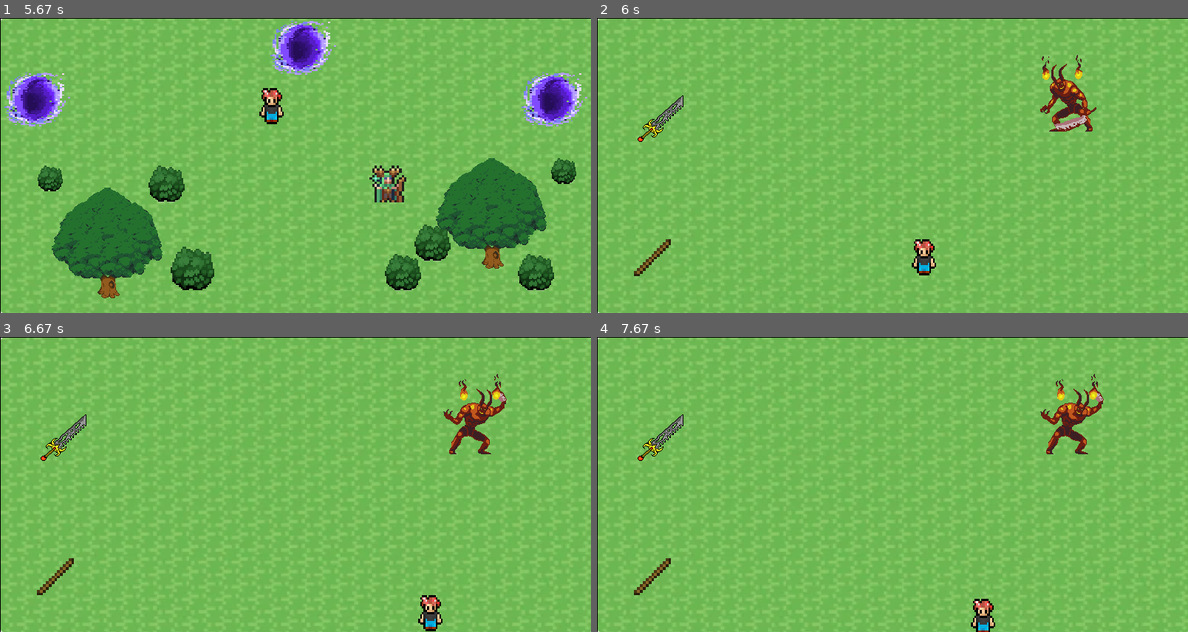
Above: before the commit, frames 1-4 (two rows, left to right).
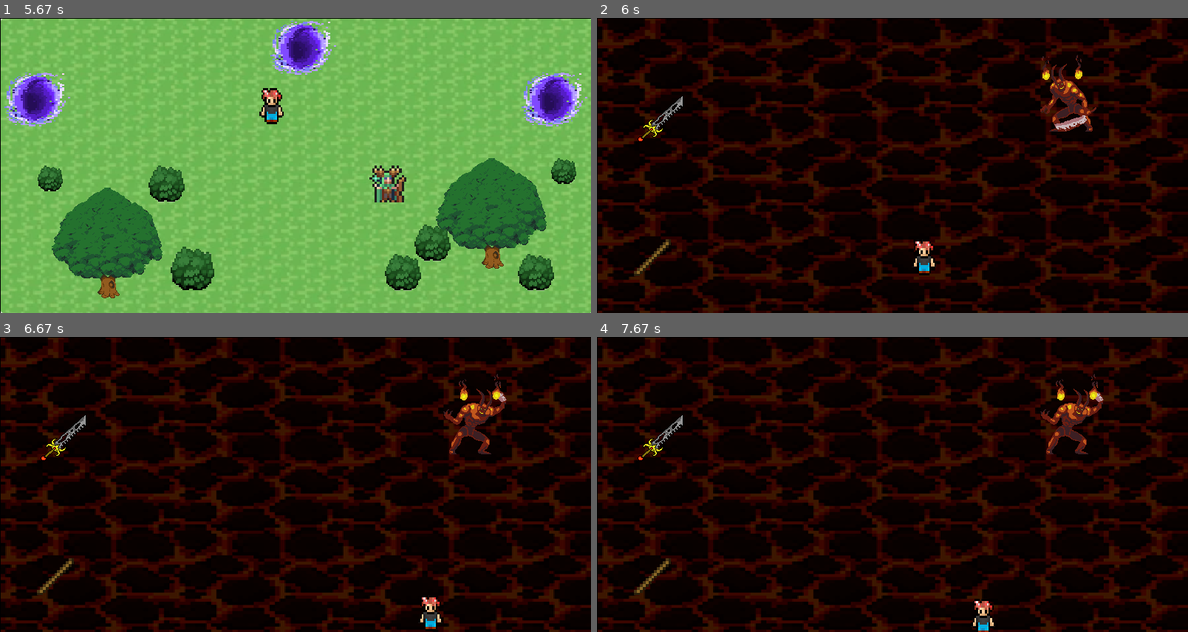
Above: after the commit, the same moments.

Repository: Daniil-Fuks/PyGame-quest
Game: pygame game, started from main.py
Two runs of this game, one before a commit and one after it. Both use one fixed random seed, a clock stepped at 60 frames per second and the inputs below.
Inputs:
- Up to frame 1 (5.67 s): tap Space at 0.33 s; hold W 0.67-1.13 s; hold D 1.17-1.8 s; hold S 1.83-2.2 s; hold A 2.23-2.7 s; hold D 2.73-3.2 s; hold W 3.23-3.53 s; hold D 3.57-4.03 s; hold A 4.07-4.6 s; hold S 4.63-4.93 s; hold A 4.97-5.37 s; hold W from 5.4 s (still down)
- Up to frame 2 (6 s): release W at 5.77 s; hold D from 5.8 s (still down)
- Up to frame 3 (6.67 s): release D at 6.43 s; hold S from 6.47 s (still down)
- Up to frame 4 (7.67 s): release S at 6.83 s; hold A 6.87-7.33 s; hold D from 7.37 s (still down)

Frame 1 is identical in both runs. In frame 2, 98% of the frame differs, in the area x 0-100%, y 0-100%; in frame 3, 98%; in frame 4, 98%.

Commit message:
Add music and simple boss fight

Diff:
--- a/main.py
+++ b/main.py
@@ -2,11 +2,15 @@
 
 import pygame
 
-from sprites import Player, FirstNpc, Border, Tree, Bush, Portal, Boss, Stick, Sword
-from sprites import player_sprite, trees, npc_group, portal_1, portal_2, portal_3, all_sprites, sword_group, stick_group
+from sprites import Player, FirstNpc, Border, Tree, Bush, Portal, Boss, Stick, Sword, FireBall
+from sprites import player_sprite, trees, npc_group, portal_1, portal_2, portal_3, all_sprites, sword_group, \
+    stick_group, damage_group
 
 pygame.init()
-pygame.display.set_caption("PyGame Quest")
+pygame.mixer.init()
+pygame.display.set_caption("Игра-квест")
+s1 = pygame.mixer.Sound("data/Sakura-Girl-Peach-chosic.com_.mp3")
+s2 = pygame.mixer.Sound("data/Boss fight.mp3")
 size = width, height = 800, 400
 screen = pygame.display.set_mode(size)
 current_level = "start_menu"
@@ -18,6 +22,7 @@
 
 
 def level_1():
+    s1.play()
     running = True
     fps = 60
     clock = pygame.time.Clock()
@@ -105,6 +110,8 @@
                     player.left = False
                     player.right = False
             if player.select_level_1_1:
+                s1.stop()
+                s2.play(-1)
                 running = False
                 screen.fill((255, 0, 0))
                 kill_all()
@@ -123,7 +130,8 @@
 
 
 def level_1_1():
-    bg = pygame.image.load('data/Grass.png')
+    timer = 0
+    bg = pygame.image.load('data/background 2.png')
     all_sprites.draw(screen)
     weapon = None
     running = True
@@ -142,13 +150,43 @@
     stick_group.add(stick)
     all_sprites.add(stick)
     sword_group.add(stick)
+    f_1 = FireBall(30, 40, 700, -50)
+    f_2 = FireBall(30, 40, 550, -150)
+    f_3 = FireBall(30, 40, 400, -250)
+    f_4 = FireBall(30, 40, 350, -350)
+    f_5 = FireBall(30, 40, 200, -450)
+    f_6 = FireBall(30, 40, 50, -550)
+    all_sprites.add(f_1)
+    damage_group.add(f_1)
+    all_sprites.add(f_2)
+    damage_group.add(f_2)
+    all_sprites.add(f_3)
+    damage_group.add(f_3)
+    all_sprites.add(f_4)
+    damage_group.add(f_4)
+    all_sprites.add(f_5)
+    damage_group.add(f_5)
+    all_sprites.add(f_6)
+    damage_group.add(f_6)
 
     def boss_fight():
         pygame.draw.rect(screen, (255, 0, 0), (100, 10, main_boss.hp, 30))
+        if timer > 175:
+            fire_attack_1()
+
+    def fire_attack_1():
+        f_1.rect = f_1.rect.move(0, 3)
+        f_2.rect = f_2.rect.move(0, 3)
+        f_3.rect = f_3.rect.move(0, 3)
+        f_4.rect = f_4.rect.move(0, 3)
+        f_5.rect = f_5.rect.move(0, 3)
+        f_6.rect = f_6.rect.move(0, 3)
 
     while running:
+        timer += 1
         for event in pygame.event.get():
             if event.type == pygame.QUIT:
+                print(player.hp)
                 running = False
             elif event.type == pygame.KEYDOWN:
                 if event.key == pygame.K_w:
@@ -195,6 +233,12 @@
             sword.kill()
             stick.kill()
             main_boss.kill()
+            f_1.kill()
+            f_2.kill()
+            f_3.kill()
+            f_4.kill()
+            f_5.kill()
+            f_6.kill()
 
         def kill_weapon():
             sword.kill()
@@ -203,16 +247,22 @@
         bg = pygame.transform.scale(bg, (800, 400))
         screen.blit(bg, (0, 0))
         if player.select_sword:
+            weapon = "sword"
             boss_fight()
-            weapon = "sword"
             kill_weapon()
         if player.select_stick:
             weapon = "stick"
             boss_fight()
             kill_weapon()
-        if main_boss.hp == 0:
+        if player.hp <= 0:
+            screen.fill((255, 0, 0))
+            kill_sprites()
             running = False
+            end_screen("lose")
+        if main_boss.hp <= 0:
+            screen.fill((255, 0, 0))
             kill_sprites()
+            running = False
             end_screen("win")
         main_boss.animation()
         all_sprites.draw(screen)
@@ -253,6 +303,7 @@
     running = True
     font = pygame.font.SysFont('Calibri', 22)
     if game_state == "win":
+        s2.stop()
         while running:
             screen.fill((0, 0, 0))
             for event in pygame.event.get():
@@ -272,6 +323,28 @@
                 screen.get_width() / 2 - start_button.get_width() / 2,
                 screen.get_height() / 2 + start_button.get_height() / 2))
             pygame.display.update()
+    if game_state == "lose":
+        s2.stop()
+        while running:
+            screen.fill((0, 0, 0))
+            for event in pygame.event.get():
+                if event.type == pygame.QUIT:
+                    running = False
+                    break
+                elif event.type == pygame.KEYDOWN:
+                    if event.key == pygame.K_SPACE:
+                        switch_level(level_1())
+                        running = False
+            screen.fill((0, 0, 0))
+            title = font.render('К сожалению, вы Проиграли:(', True, (255, 255, 255))
+            start_button = font.render('Нажите пробел, чтобы начать игру заново', True, (255, 255, 255))
+            screen.blit(title,
+                        (screen.get_width() / 2 - title.get_width() / 2,
+                         screen.get_height() / 2 - title.get_height() / 2))
+            screen.blit(start_button, (
+                screen.get_width() / 2 - start_button.get_width() / 2,
+                screen.get_height() / 2 + start_button.get_height() / 2))
+            pygame.display.update()
 
 
 if __name__ == "__main__":
--- a/sprites.py
+++ b/sprites.py
@@ -14,6 +14,7 @@
 stick_group = pygame.sprite.Group()
 sword_group = pygame.sprite.Group()
 npc_group = pygame.sprite.Group()
+damage_group = pygame.sprite.Group()
 
 
 def load_image(name, colorkey=None):
@@ -43,6 +44,7 @@
         self.rect.y = y
         self.vx = 0
         self.vy = 0
+        self.hp = 100
         self.select_level_1_3 = False
         self.select_level_1_2 = False
         self.select_level_1_1 = False
@@ -58,6 +60,8 @@
         if pygame.sprite.spritecollideany(self, trees) or pygame.sprite.spritecollideany(self, npc_group):
             self.vx = 0
             self.vy = 0
+        if pygame.sprite.spritecollideany(self, damage_group):
+            self.hp -= 100
         if pygame.sprite.spritecollideany(self, portal_1):
             self.select_level_1_1 = True
         if pygame.sprite.spritecollideany(self, portal_2):
@@ -179,3 +183,12 @@
         self.rect = self.image.get_rect()
         self.rect.x = x
         self.rect.y = y
+
+class FireBall(pygame.sprite.Sprite):
+    def __init__(self, s1, s2, x, y):
+        super().__init__(all_sprites)
+        self.image = load_image("Fire ball.png")
+        self.image = pygame.transform.scale(self.image, (s1, s2))
+        self.rect = self.image.get_rect()
+        self.rect.x = x
+        self.rect.y = y
Binary file added: data/Fire ball.png
Binary file added: data/background 2.png
Not shown, added: data/Boss fight.mp3
Not shown, added: data/Sakura-Girl-Peach-chosic.com_.mp3
